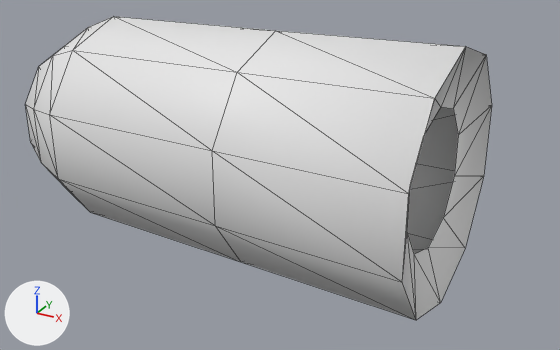
An edit to the glTF model assets/gear/habit_sleeve_r.glb, drawn before and after from the same camera.
Before and after are seen from a 50 mm camera at (0.393, -0.453, 0.206) aimed at (0.141, 0.004, -0.023). Lighting does not change. The marker at lower left points along +X, +Y and +Z. The picture after the commit comes second. Mesh edges are drawn as thin lines.

The first picture shows 'habit_sleeve_r'.
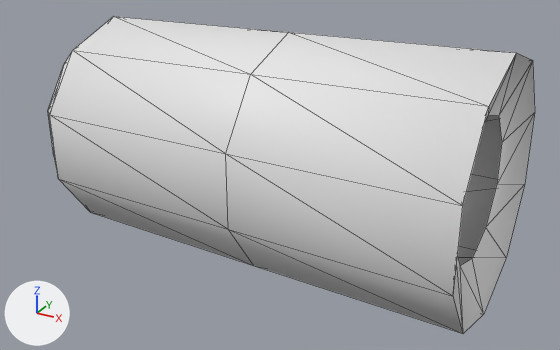
Pixel boxes [x1, y1, x2, y2] of what changed, in the pictures (560 x 350 px; the box of a moved part takes in the faces that stretch with it):
'habit_sleeve_r', reshaped: before [25, 17, 492, 320]; after [48, 17, 535, 333]
part 1 of me_habit_sleeve_r, moved or reshaped: before [50, 17, 466, 320]; after [50, 17, 516, 333]
part 2 of me_habit_sleeve_r, moved or reshaped: before [402, 47, 492, 320]; after [454, 53, 535, 333]
part 3 of me_habit_sleeve_r, moved or reshaped (mostly hidden afterwards): before [25, 17, 112, 209]; after [48, 52, 72, 176]

The change, as a diff of the scene's bpy script:
```diff
--- a/assets/gear/habit_sleeve_r.glb.py
+++ b/assets/gear/habit_sleeve_r.glb.py
@@ me_habit_sleeve_r @@
 # used by ob_habit_sleeve_r; location = (0.0, 0.0, 0.0)
-me_habit_sleeve_r.from_pydata(...)  # 61 vertices, 110 faces; spans x -0.074..0.27, y -0.086..0.086, z -0.09..0.09
-me_habit_sleeve_r.vertices[0].co = (-0.053, 0.0, 0.051)  # pixel (64, 45)
-me_habit_sleeve_r.vertices[1].co = (-0.053, 0.03, 0.041)
-me_habit_sleeve_r.vertices[2].co = (-0.053, 0.049, 0.016)
-me_habit_sleeve_r.vertices[3].co = (-0.053, 0.049, -0.016)
-me_habit_sleeve_r.vertices[4].co = (-0.053, 0.03, -0.041)
-me_habit_sleeve_r.vertices[5].co = (-0.053, 0.0, -0.051)
-me_habit_sleeve_r.vertices[6].co = (-0.053, -0.03, -0.041)
-me_habit_sleeve_r.vertices[7].co = (-0.053, -0.049, -0.016)  # pixel (30, 142)
-me_habit_sleeve_r.vertices[8].co = (-0.053, -0.049, 0.016)  # pixel (25, 104)
-me_habit_sleeve_r.vertices[9].co = (-0.053, -0.03, 0.041)  # pixel (38, 66)
-me_habit_sleeve_r.vertices[10].co = (-0.027, 0.0, 0.069)  # pixel (88, 27)
-me_habit_sleeve_r.vertices[11].co = (-0.027, 0.04, 0.056)
-me_habit_sleeve_r.vertices[12].co = (-0.027, 0.065, 0.021)
-me_habit_sleeve_r.vertices[13].co = (-0.027, 0.065, -0.021)
-me_habit_sleeve_r.vertices[14].co = (-0.027, 0.04, -0.056)
-me_habit_sleeve_r.vertices[15].co = (-0.027, 0.0, -0.069)
-me_habit_sleeve_r.vertices[16].co = (-0.027, -0.04, -0.056)  # pixel (69, 191)
-me_habit_sleeve_r.vertices[17].co = (-0.027, -0.065, -0.021)  # pixel (41, 162)
-me_habit_sleeve_r.vertices[18].co = (-0.027, -0.065, 0.021)  # pixel (33, 109)
-me_habit_sleeve_r.vertices[19].co = (-0.027, -0.04, 0.056)  # pixel (52, 55)
-me_habit_sleeve_r.vertices[60].co = (-0.074, 0.0, 0.0)
+me_habit_sleeve_r.from_pydata(...)  # 61 vertices, 110 faces; spans x -0.059..0.3, y -0.086..0.086, z -0.09..0.09
+# me_habit_sleeve_r part 1: all 10 vertices in x 0.14, y -0.081..0.081, z -0.085..0.085 are moved by (0.01, 0.0, 0.0)
+# me_habit_sleeve_r part 2: all 20 vertices in x 0.258..0.27, y -0.086..0.086, z -0.09..0.09 are moved by (0.03, 0.0, 0.0)
+# me_habit_sleeve_r part 3
+me_habit_sleeve_r.vertices[0].co = (-0.044, 0.0, 0.033)
+me_habit_sleeve_r.vertices[1].co = (-0.044, 0.02, 0.027)
+me_habit_sleeve_r.vertices[2].co = (-0.044, 0.032, 0.01)
+me_habit_sleeve_r.vertices[3].co = (-0.044, 0.032, -0.01)
+me_habit_sleeve_r.vertices[4].co = (-0.044, 0.02, -0.027)
+me_habit_sleeve_r.vertices[5].co = (-0.044, 0.0, -0.033)
+me_habit_sleeve_r.vertices[6].co = (-0.044, -0.02, -0.027)
+me_habit_sleeve_r.vertices[7].co = (-0.044, -0.032, -0.01)
+me_habit_sleeve_r.vertices[8].co = (-0.044, -0.032, 0.01)  # pixel (50, 106)
+me_habit_sleeve_r.vertices[9].co = (-0.044, -0.02, 0.027)
+me_habit_sleeve_r.vertices[10].co = (-0.022, 0.0, 0.059)
+me_habit_sleeve_r.vertices[11].co = (-0.022, 0.035, 0.048)
+me_habit_sleeve_r.vertices[12].co = (-0.022, 0.056, 0.018)
+me_habit_sleeve_r.vertices[13].co = (-0.022, 0.056, -0.018)
+me_habit_sleeve_r.vertices[14].co = (-0.022, 0.035, -0.048)
+me_habit_sleeve_r.vertices[15].co = (-0.022, 0.0, -0.059)
+me_habit_sleeve_r.vertices[16].co = (-0.022, -0.035, -0.048)
+me_habit_sleeve_r.vertices[17].co = (-0.022, -0.056, -0.018)  # pixel (53, 156)
+me_habit_sleeve_r.vertices[18].co = (-0.022, -0.056, 0.018)  # pixel (47, 110)
+me_habit_sleeve_r.vertices[19].co = (-0.022, -0.035, 0.048)  # pixel (63, 64)
+me_habit_sleeve_r.vertices[60].co = (-0.059, 0.0, 0.0)
```
